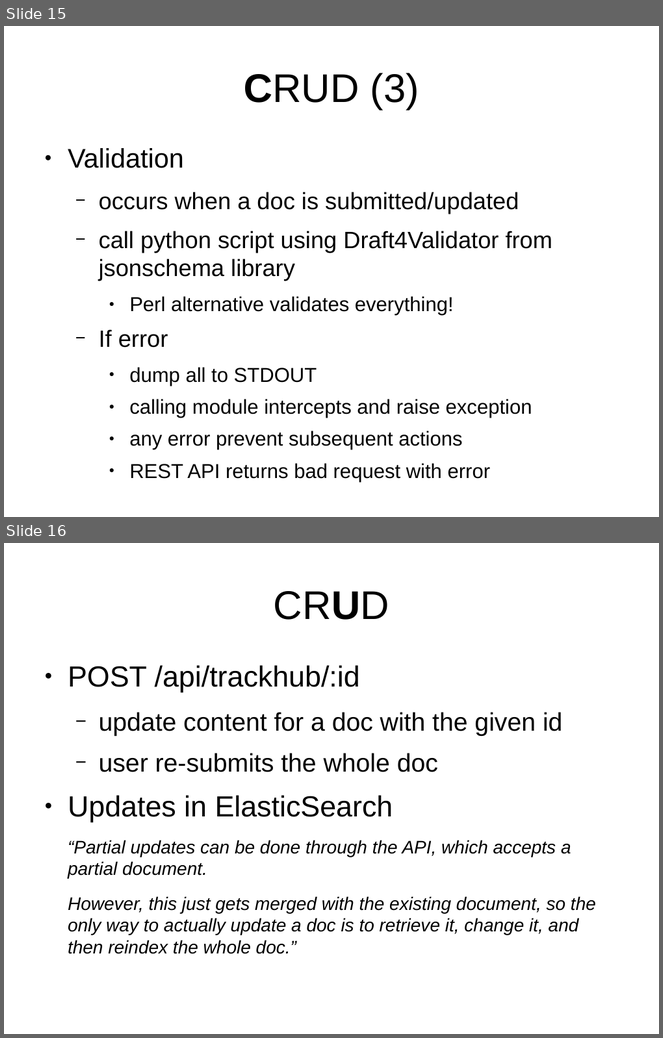
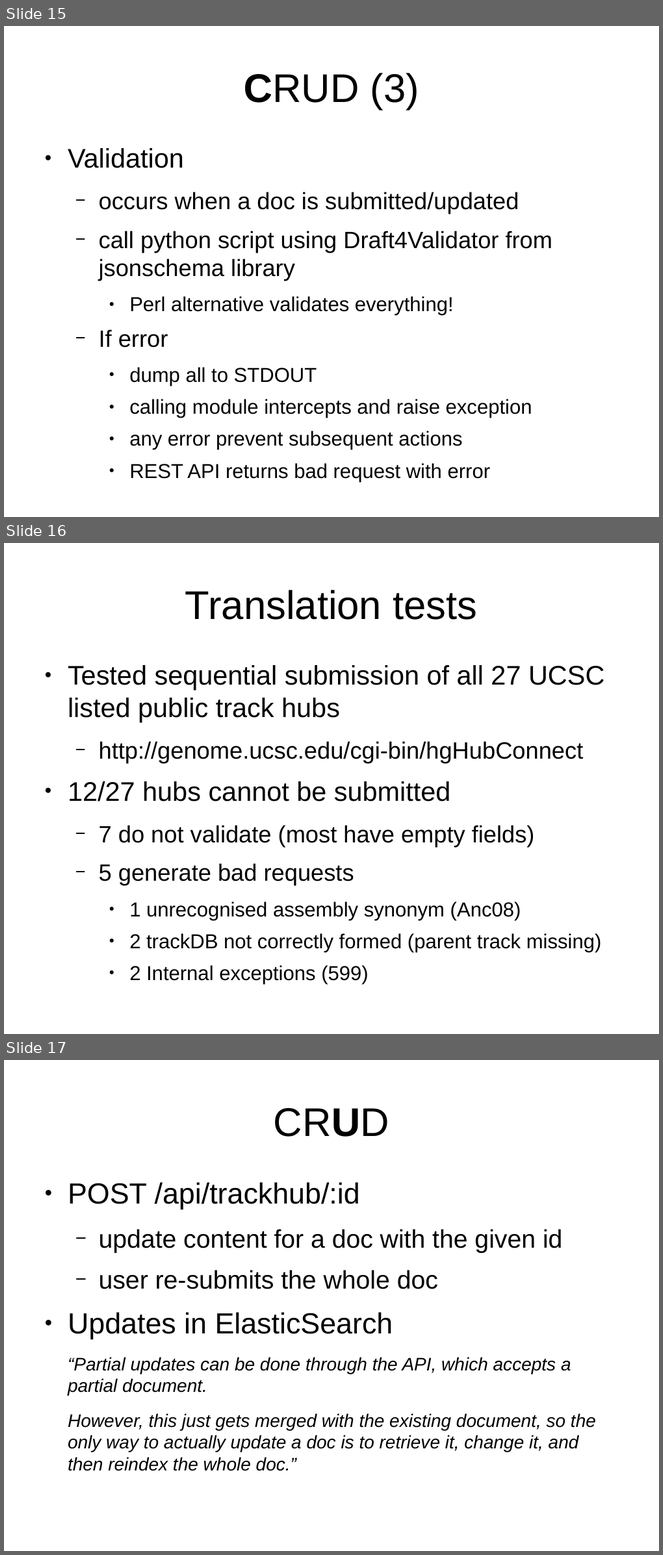
Before and after one commit to Ensembl/trackhub-registry, a slide deck: docs/code_review_07-05-15/talk.odp. Shown one above the other, each under a label of ours: slides 15 and 16 before the commit, slides 15, 16 and 17 after it. The pictures are 663x1038 and 663x1555 pixels, drawn with LibreOffice and Linux fonts; fonts in the diff are those of the drawing; background and template pictures are left out. Boxes give left, top, right and bottom in pixels: in the first picture for what was removed or moved away, otherwise in the second. Text is boxed around its words. In the diff, an @@ line names an element or a change of style, - is before the commit and + after.

Commit message:
Added discussion on translation tests and ID problem.

```diff
--- a/docs/code_review_07-05-15/talk.odp
+++ b/docs/code_review_07-05-15/talk.odp
@@ slide 16 added at <box>4,543,659,1034</box>, background #FFFFFF @@
@@ title added at <box>185,590,477,620</box>, 44 pt, text #000000 @@
+Translation tests
@@ text added at <box>68,665,605,953</box>, 22.2 pt, text #000000 @@
+● Tested sequential submission of all 27 UCSC listed public track hubs
+  − http://genome.ucsc.edu/cgi-bin/hgHubConnect
+● 12/27 hubs cannot be submitted
+  − 7 do not validate (most have empty fields)
+  − 5 generate bad requests
+    ● 1 unrecognised assembly synonym (Anc08)
+    ● 2 trackDB not correctly formed (parent track missing)
+    ● 2 Internal exceptions (599)
@@ what was slide 16 is now slide 17 @@
```
Also in this commit, not shown: 2 slides changed, 2 other slides added, 1 other file.
